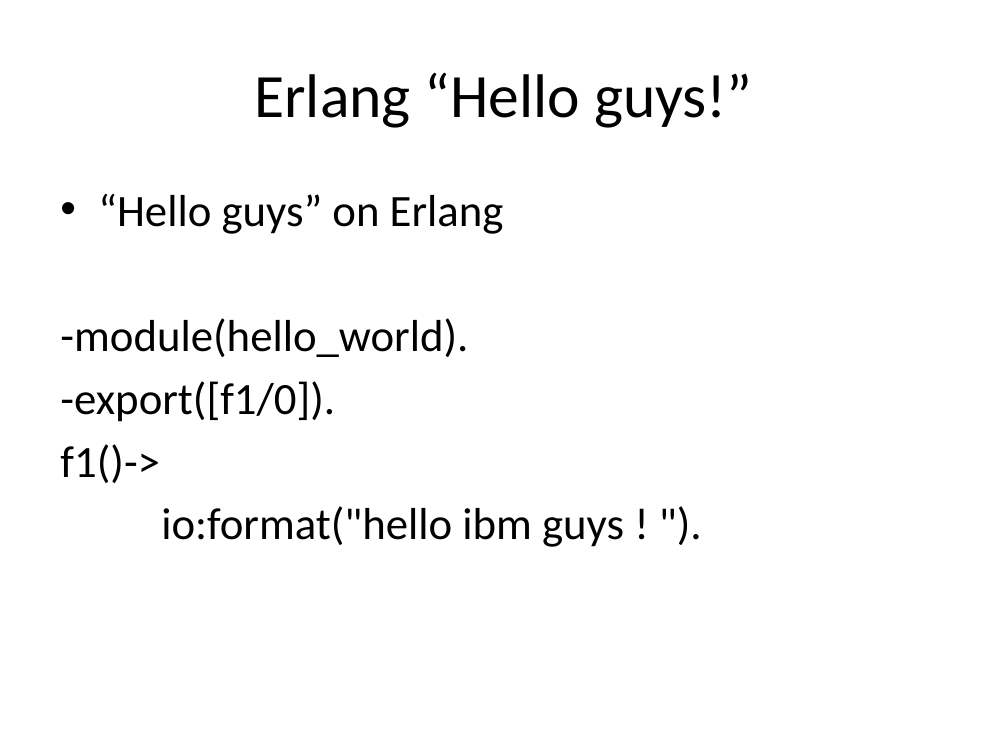
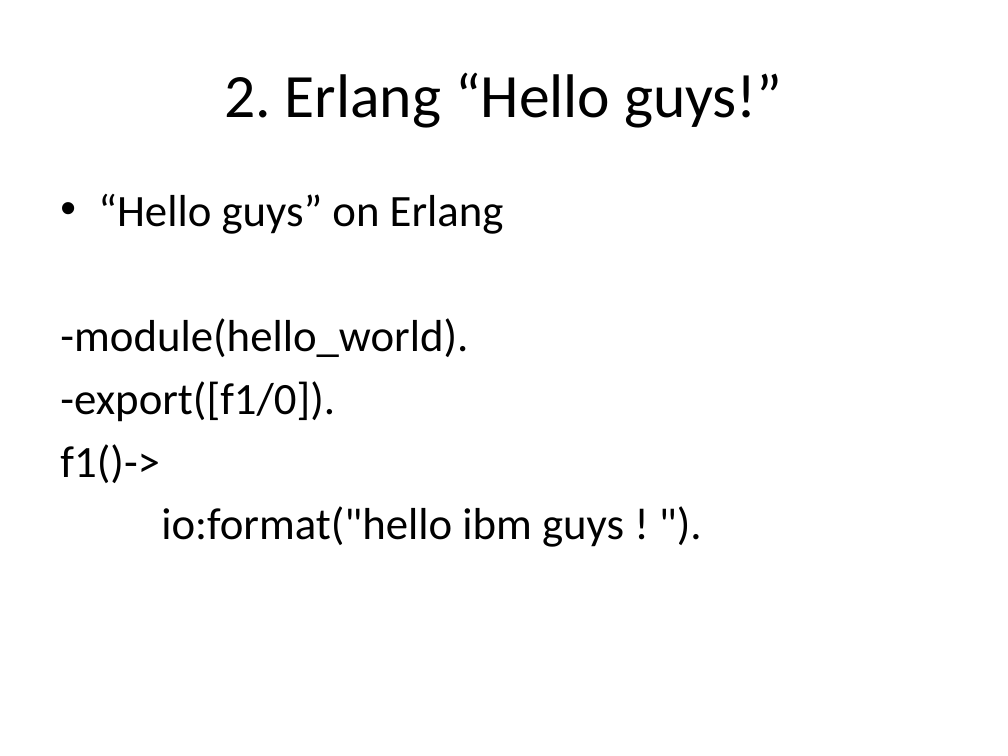
Before and after one commit to texhad3op/ErlangIntro, a slide deck: slide 6 of ErlangIntro.pptx (slide 4 before the commit). Drawn at 1008x756 pixels with LibreOffice and Linux fonts; fonts in the diff are those of the drawing. Boxes give left, top, right and bottom in pixels: in the first picture for what was removed or moved away, otherwise in the second. Text is boxed around its words. In the diff, an @@ line names an element or a change of style, - is before the commit and + after.

```diff
--- a/ErlangIntro.pptx
+++ b/ErlangIntro.pptx
@@ title at bbox=[224, 72, 782, 128]: text changed @@
-Erlang “Hello guys!”
+2. Erlang “Hello guys!”
```
Also in this commit, not shown: 5 other slides changed, 3 slides added, 28 other files.
